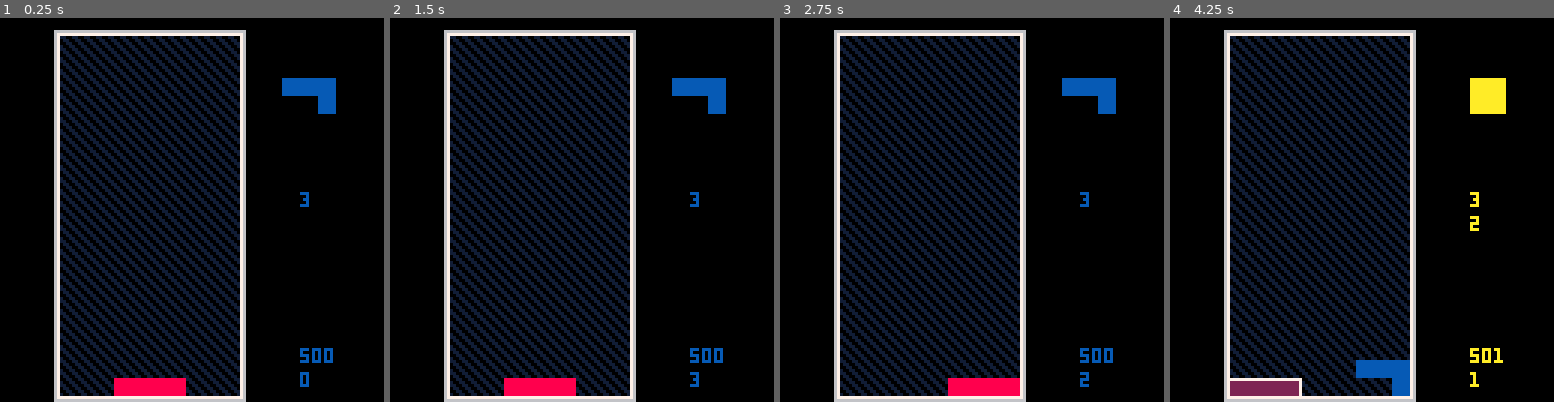
Above: before the commit, frames 1-4 (left to right).
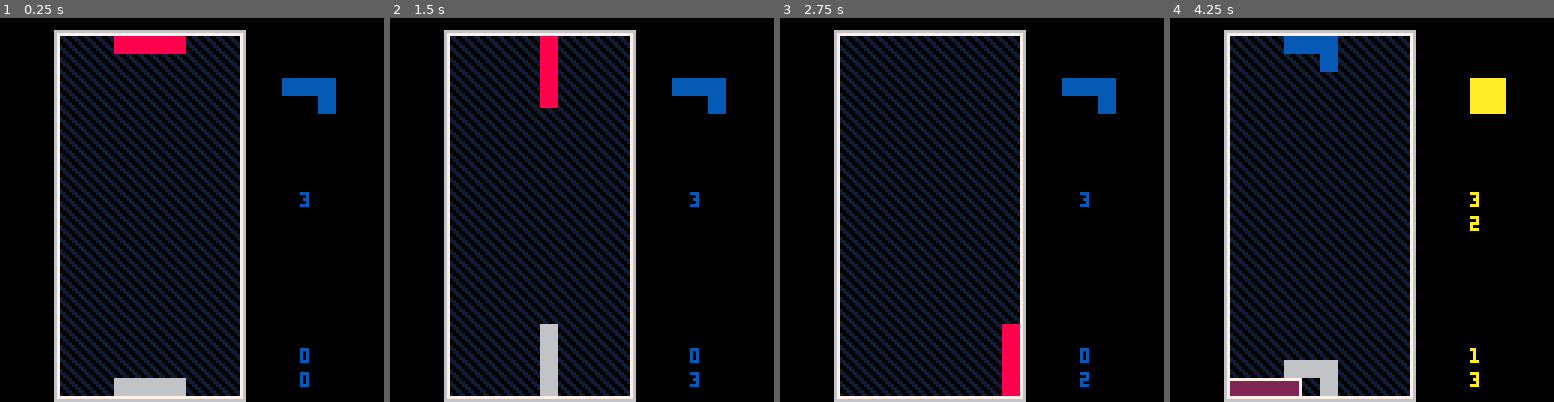
Above: after the commit, the same moments.

Repository: SHKBRD/testris
Game: PICO-8 cartridge tetris.p8
Two runs of this game, one before a commit and one after it. Both use one fixed random seed, a clock stepped at 60 frames per second and the inputs below.
Inputs:
- Up to frame 1 (0.25 s): no input
- Up to frame 2 (1.5 s): tap X (X key) at 0.33, 1.07 s; tap O (Z key) at 0.7 s
- Up to frame 3 (2.75 s): hold Right 1.6-2.1 s; tap O (Z key) at 1.7, 2.1, 2.5 s; tap X (X key) at 1.85 s; hold Up 2.15-2.42 s; hold Right from 2.47 s (still down)
- Up to frame 4 (4.25 s): tap O (Z key) every 0.4 s from 2.9 to 4.1 s; tap X (X key) at 2.97, 4.08 s; release Right at 3.03 s; hold Left 3.08-3.58 s; hold Down 3.63-3.97 s; hold Right from 4.02 s (still down)

The runs differ from the first frame. In frame 1, 1.9% of the frame differs, in the area x 29-87%, y 4-99%; in frame 2, 2.6%; in frame 3, 1.5%; in frame 4, 2.8%.

Commit message:
add ghost piece

Diff:
--- a/tetris/t_draw.lua
+++ b/tetris/t_draw.lua
@@ -149,6 +149,14 @@
     --stop(color())
 end
 
+function draw_ghostpiece()
+    ghostp=deepcopy(currpiece)
+    ghostp.color=6
+    attempt_fast_drop(ghostp)
+    draw_tetrimino(boardx+ghostp.x*6, boardy+ghostp.y*6, ghostp)
+    --stop(color())
+end
+
 function draw_clear_parts()
     for part in all(clearparts) do
         circfill(boardx+part.x*6,boardy+part.y*6,part.timer,part.color)
@@ -160,6 +168,7 @@
     draw_board_backing()
     draw_board_blocks()
     if currpiece then
+        draw_ghostpiece()
         draw_currpiece()
     end
     if lockedpiece != nil and lockedpiece_counter<lockedpiece_counter_max then
--- a/tetris/tetris.lua
+++ b/tetris/tetris.lua
@@ -58,7 +58,7 @@
     clear_particles_addable = true
     clearparts={}
 
-    level = 500
+    level = 0
 
     boardsizex=10
     boardsizey=21
